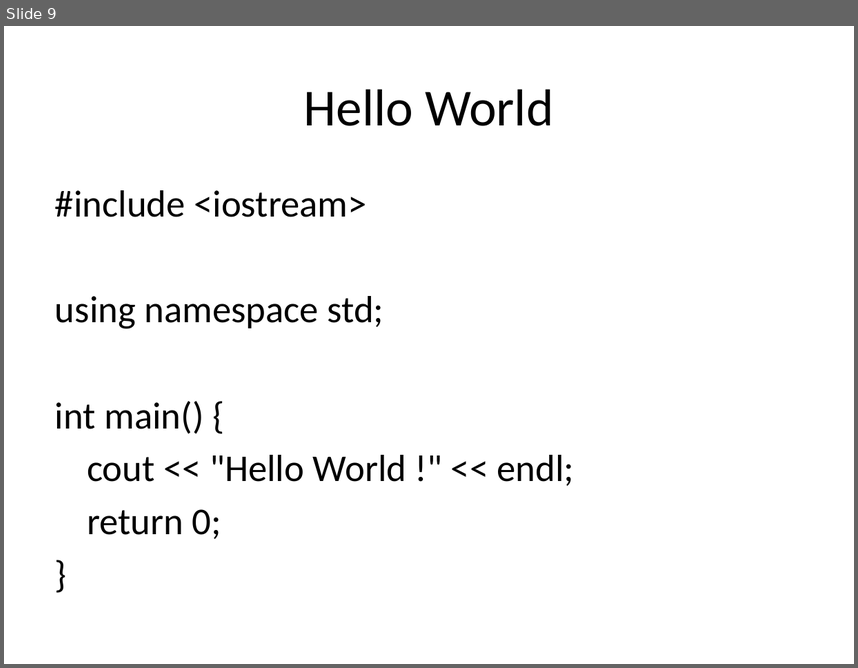
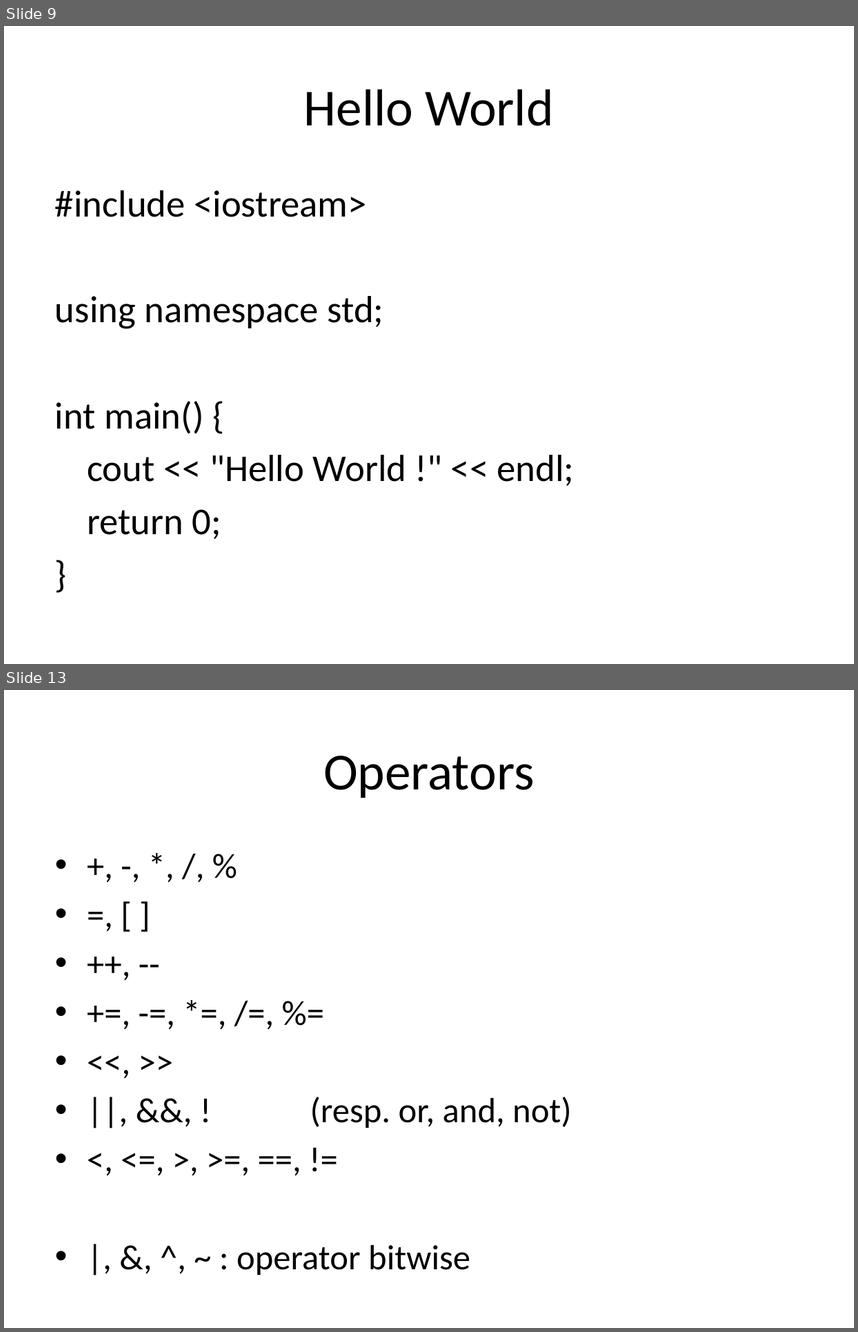
Before and after one commit to matthcol/CPP2019_07, a slide deck: CPP.pptx. Shown one above the other, each under a label of ours: slide 9 before the commit, slides 9 and 13 after it; the slides between them are not shown. The pictures are 858x668 and 858x1332 pixels, drawn with LibreOffice and Linux fonts; fonts in the diff are those of the drawing. Boxes give left, top, right and bottom in pixels: in the first picture for what was removed or moved away, otherwise in the second. Text is boxed around its words. In the diff, an @@ line names an element or a change of style, - is before the commit and + after.

```diff
--- a/CPP.pptx
+++ b/CPP.pptx
@@ slide 13 added at (4, 690, 854, 1328), background #FFFFFF @@
@@ title added at (323, 756, 534, 798), 44 pt, text #000000 @@
+Operators
@@ text added at (237, 1096, 572, 1274), 29.6 pt, text #000000 @@
+• +, -, *, /, %
+• =, [ ]
+• ++, --
+• +=, -=, *=, /=, %=
+• <<, >>
+• ||, &&, ! (resp. or, and, not)
+• <, <=, >, >=, ==, !=
+• |, &, ^, ~ : operator bitwise
```
Also in this commit, not shown: 1 slide changed, 11 other slides added.
